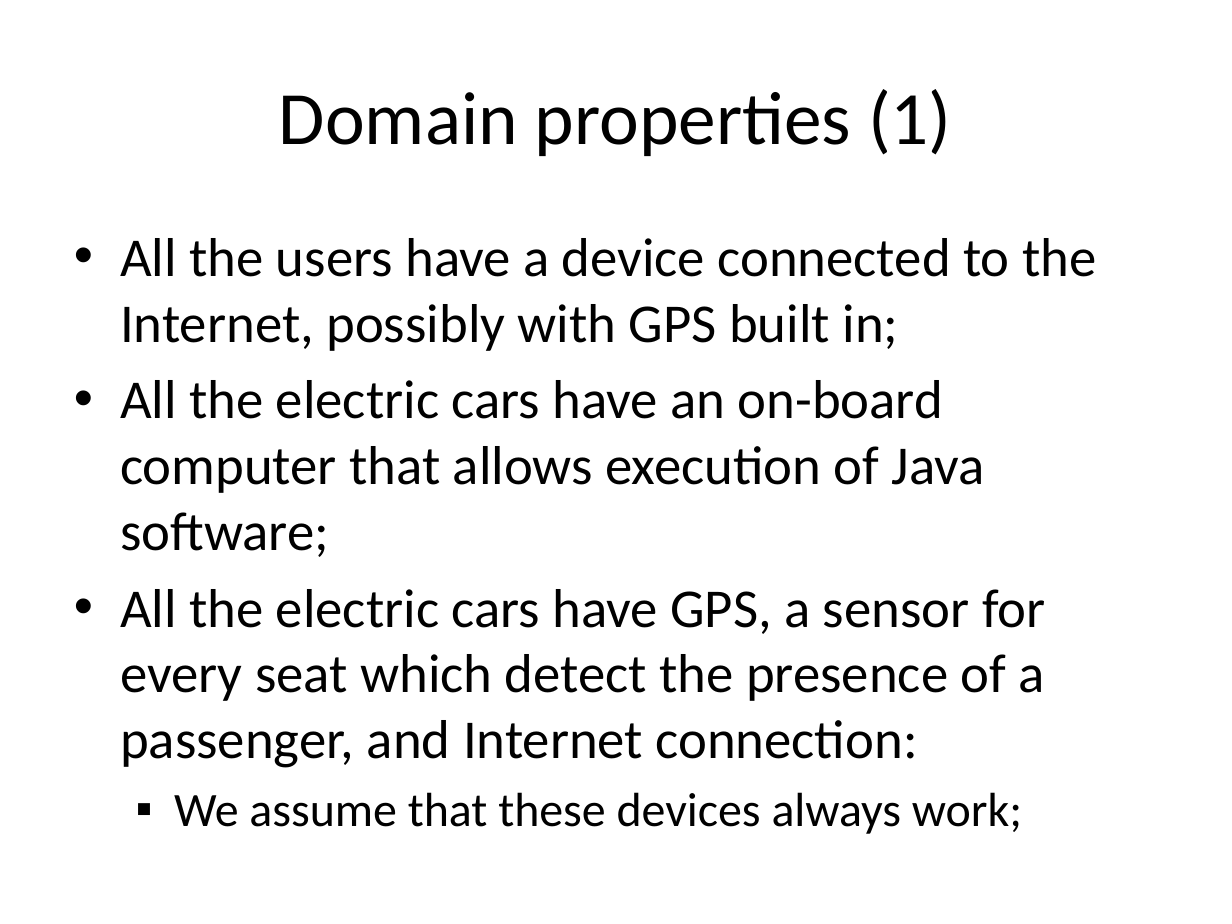
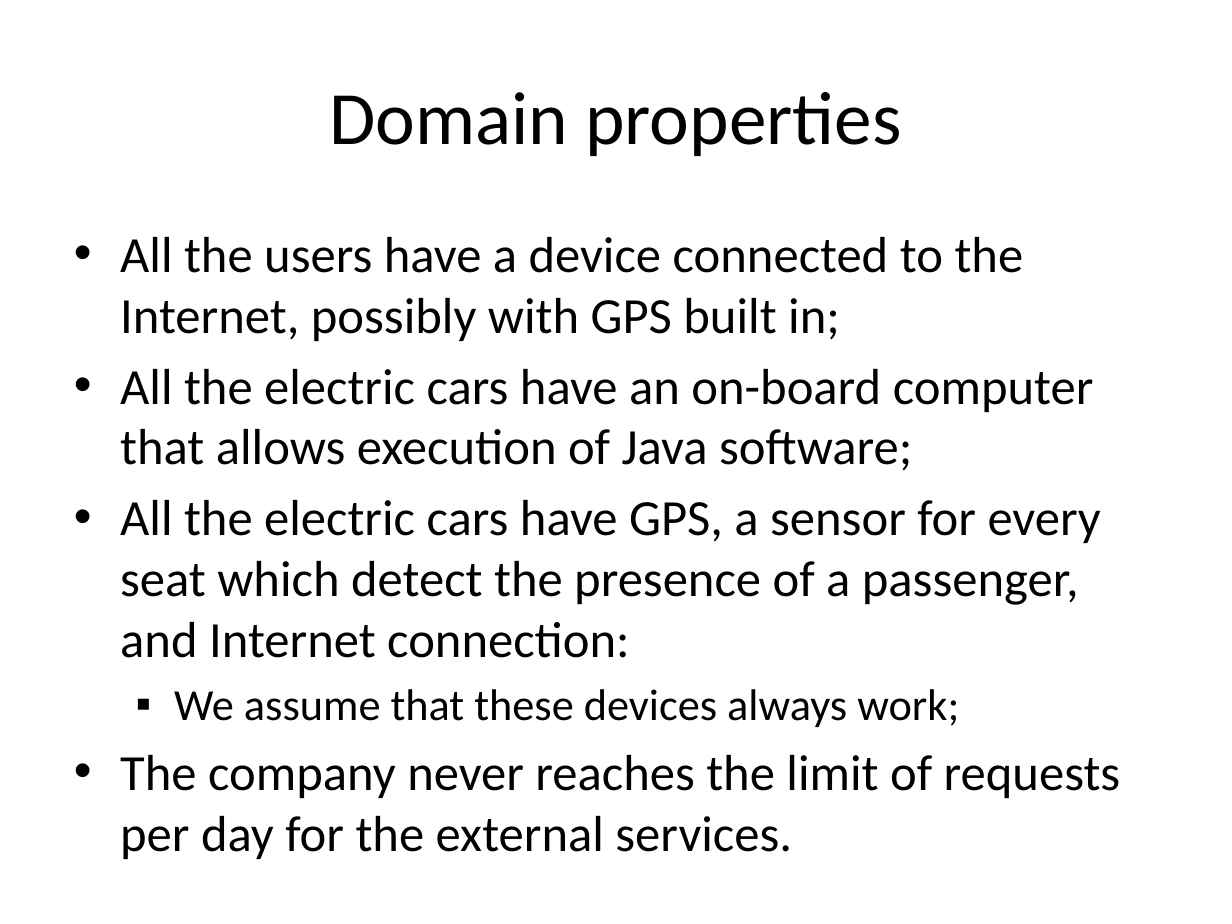
Before and after one commit to cattaneo-riccardo/PowerEnjoy, a slide deck: slide 7 of RASD/presentation/RASD_presentation.pptx. Drawn at 1232x924 pixels with LibreOffice and Linux fonts; fonts in the diff are those of the drawing. Boxes give left, top, right and bottom in pixels: in the first picture for what was removed or moved away, otherwise in the second. Text is boxed around its words. In the diff, an @@ line names an element or a change of style, - is before the commit and + after.

```diff
--- a/RASD/presentation/RASD_presentation.pptx
+++ b/RASD/presentation/RASD_presentation.pptx
@@ title at [329, 92, 901, 156]: text changed @@
-Domain properties (1)
+Domain properties
@@ text at [120, 237, 1101, 727]: size 32 to 29.6 pt in "All the users have a device connected ...", "All the electric cars have an on-board ...", "All the electric cars have GPS, a ..."; size 28 to 25.9 pt in "We assume that these devices always work;" @@
@@ text at [120, 755, 1121, 798]: paragraph added @@
+• The company never reaches the limit of requests per day for the external services.
```
Also in this commit, not shown: 15 other slides changed, 5 slides removed.
